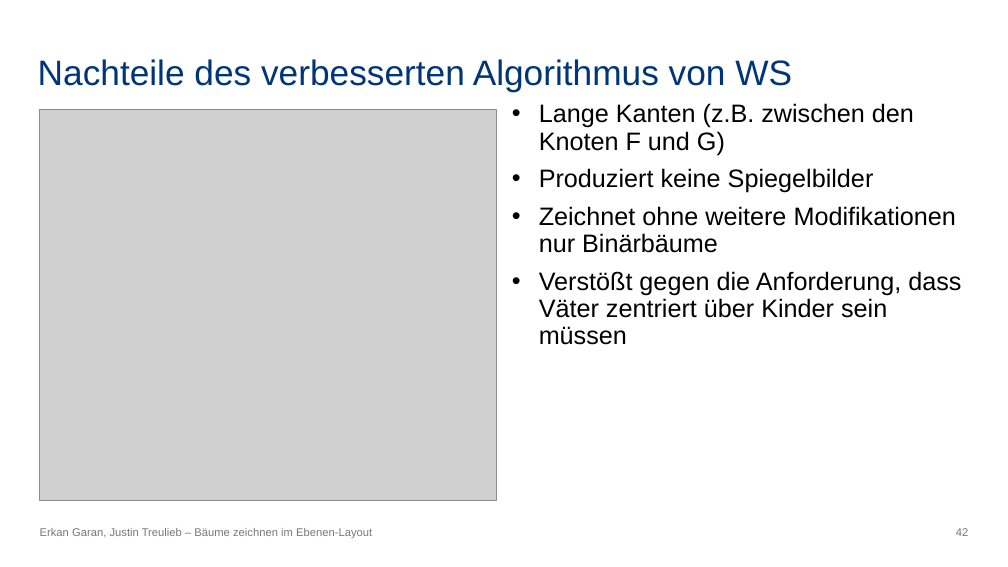
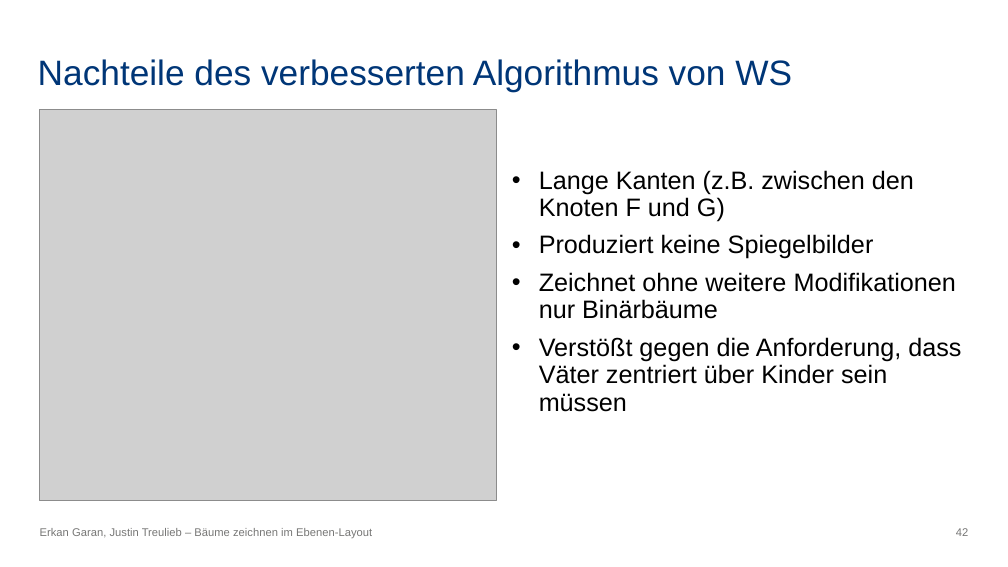
Before and after one commit to erkangrn/Praxsiprojekt, a slide deck: slide 42 of Powerpoint/Bäume zeichnen im Ebenen-Layout.pptx. Drawn at 1008x567 pixels with LibreOffice and Linux fonts; fonts in the diff are those of the drawing; grey boxes stand for pictures. Boxes give left, top, right and bottom in pixels: in the first picture for what was removed or moved away, otherwise in the second. Text is boxed around its words. In the diff, an @@ line names an element or a change of style, - is before the commit and + after.

```diff
--- a/Powerpoint/Bäume zeichnen im Ebenen-Layout.pptx
+++ b/Powerpoint/Bäume zeichnen im Ebenen-Layout.pptx
@@ text "Lange Kanten (z.B. zwischen den ..." at <box>539,170,961,412</box>: vertical alignment top to middle @@
```
Also in this commit, not shown: 5 other slides changed.
